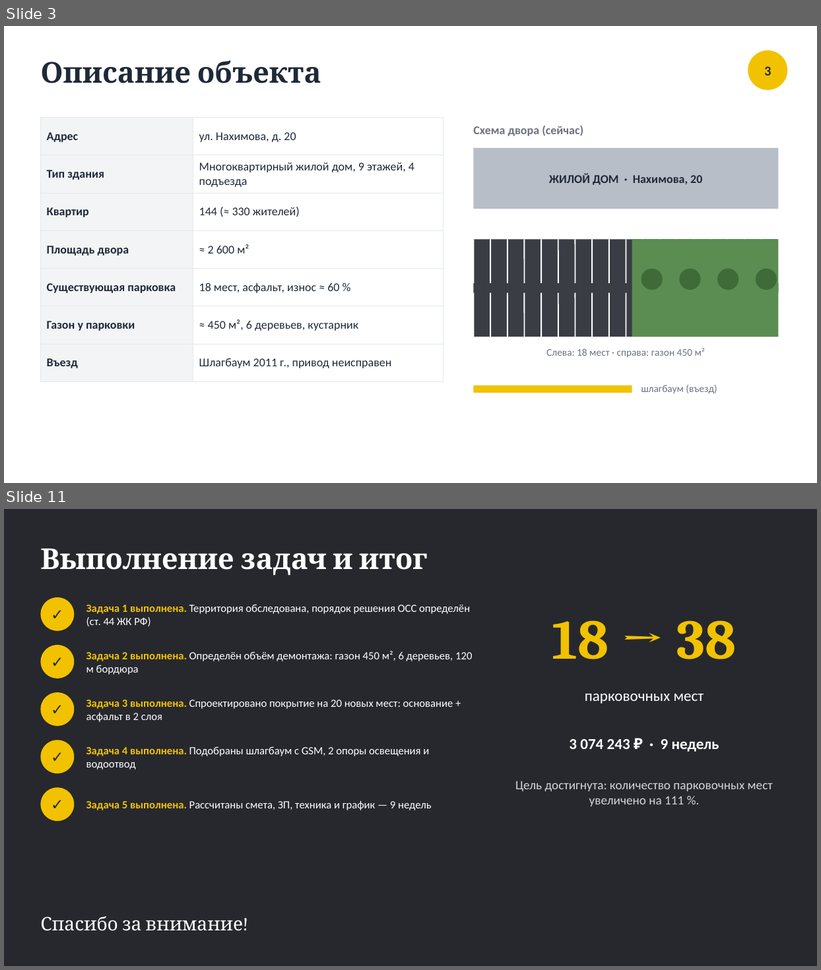
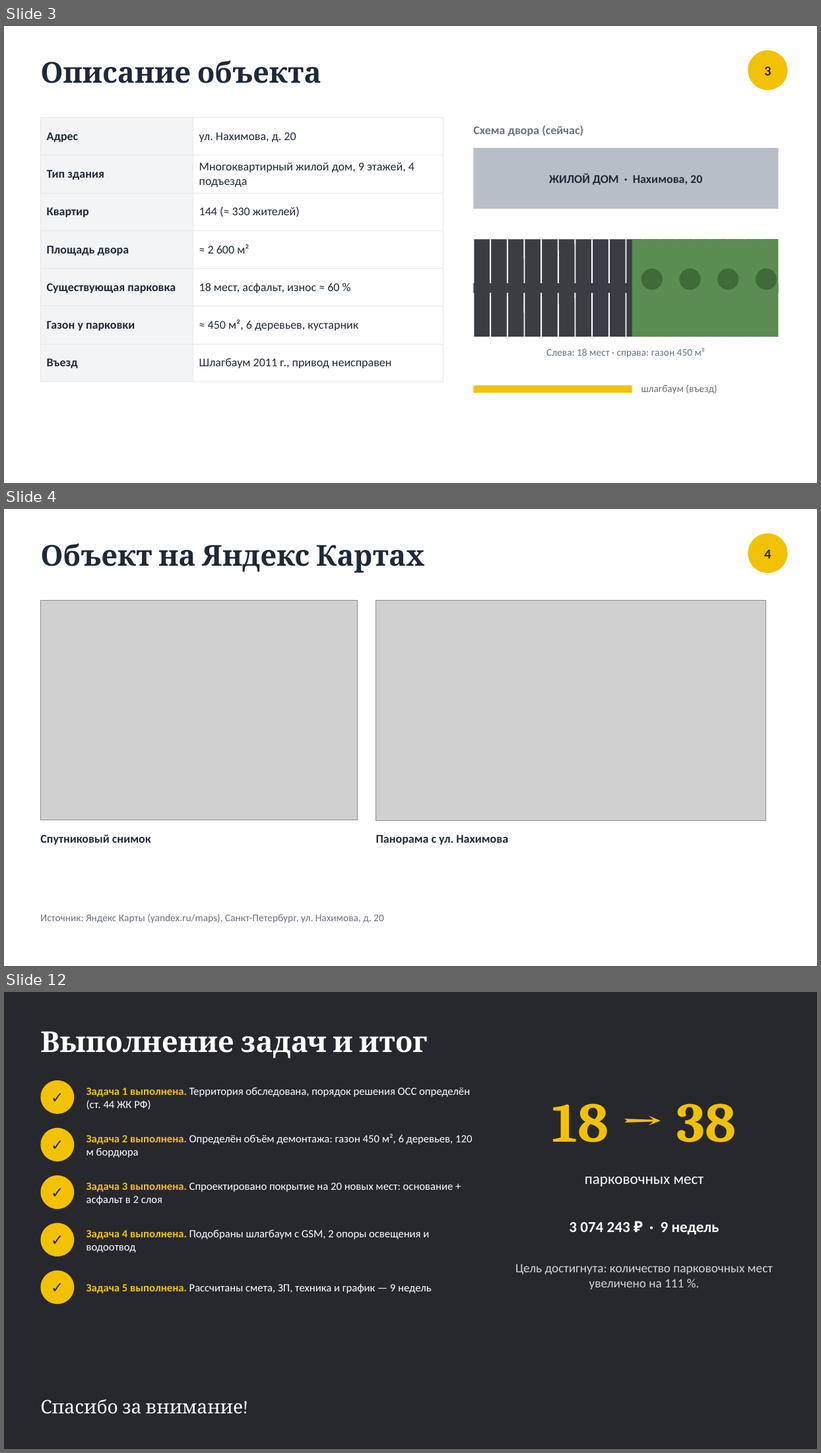
Before and after one commit to shortisshow-prog/mirigrushek, a slide deck: parking/Парковка_Нахимова_20.pptx. Shown one above the other, each under a label of ours: slides 3 and 11 before the commit, slides 3, 4 and 12 after it; the slides between them are not shown. The pictures are 821x970 and 821x1453 pixels, drawn with LibreOffice and Linux fonts; fonts in the diff are those of the drawing; grey boxes stand for pictures. Boxes give left, top, right and bottom in pixels: in the first picture for what was removed or moved away, otherwise in the second. Text is boxed around its words. In the diff, an @@ line names an element or a change of style, - is before the commit and + after.

```diff
--- a/parking/Парковка_Нахимова_20.pptx
+++ b/parking/Парковка_Нахимова_20.pptx
@@ slide 4 added at (x1=4, y1=509, x2=817, y2=966), background #FFFFFF @@
@@ text added at (x1=40, y1=543, x2=425, y2=573), 34 pt, text #1F2937, bold @@
+Объект на Яндекс Картах
@@ ellipse added at (x1=748, y1=533, x2=788, y2=573), fill #F2C200 @@
@@ text added at (x1=764, y1=549, x2=771, y2=559), 16 pt, text #26282E, bold @@
+4
@@ picture added at (x1=40, y1=601, x2=358, y2=820) @@
@@ picture added at (x1=376, y1=601, x2=766, y2=821) @@
@@ text added at (x1=40, y1=834, x2=151, y2=845), 14 pt, text #1F2937, bold @@
+Спутниковый снимок
@@ text added at (x1=376, y1=835, x2=508, y2=845), 14 pt, text #1F2937, bold @@
+Панорама с ул. Нахимова
@@ text added at (x1=40, y1=914, x2=384, y2=923), 12 pt, text #6B7280 @@
+Источник: Яндекс Карты (yandex.ru/maps), Санкт-Петербург, ул. Нахимова, д. 20
@@ what was slide 11 is now slide 12 @@
```
Also in this commit, not shown: 7 slides changed, 4 other files.
